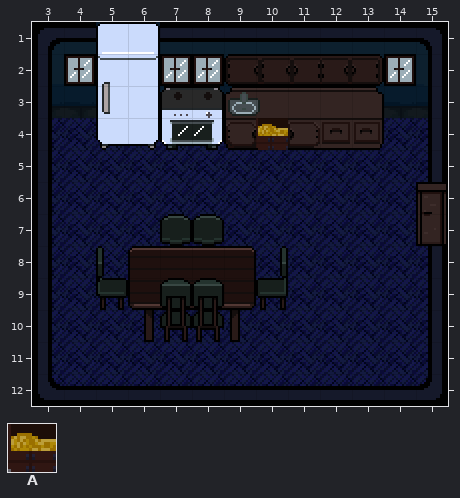
One commit to this Tiled map: game/assets/tiles/kitchen.tmx. The first picture shows the starting point.
Cells are 16x16 px. Shown: x 3..15, y 1..12.
Key: from "tileset": A 74.
Objects are placed by their top-left corner, in cells (3,4 is the top-left corner of cell 3,4); size is 1x1 cell unless given.
Layers that did not change in this view are not listed.
Objects on layer "Object Layer 1" before:
A at 10,4
And afterwards:
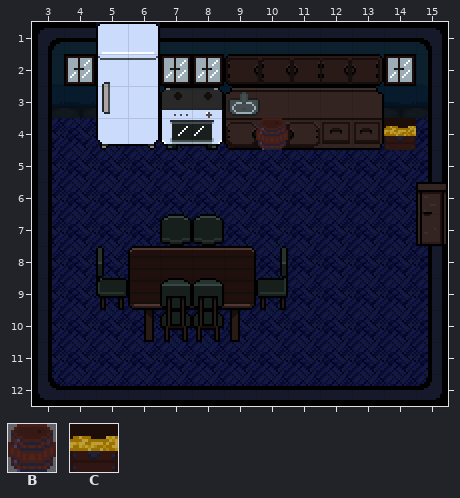
Further tiles: from "tileset": B 39, C 75.
Change:
Layer "Object Layer 1":
added: C at 14,4
added: B at 10,4
removed: A at 10,4
Pixel boxes of the changes (left, top, right, bottom) in both pictures:
changed: (256, 118, 288, 150)
added: (384, 118, 416, 150)
